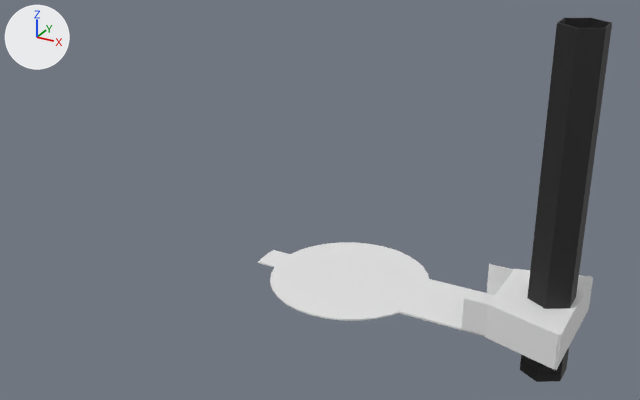
Before and after pictures for a commit that changed the Blender file Assets/BlenderModels/Chapter1-2/Chapter1-2Mesh.blend.
Rendered twice from a camera (50 mm lens) standing at (23.8, -67.0, 47.5) and looking at (-11.4, -3.0, 15.5). Every picture has the same lights, and +X, +Y and +Z are marked at upper left.

Names of what the first picture shows: 'Chapter1-2Area-Bottom.001', 'Chapter1-2Area-top.001', 'ElevatorShaft.003'.
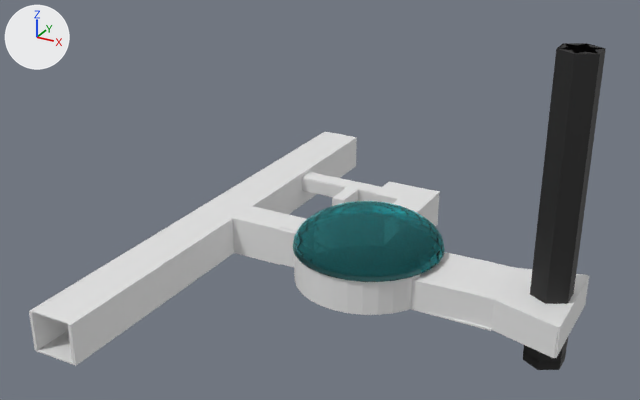
Pixel boxes (x1, y1, x2, y2) of what changed, in the pictures (640 x 400 px):
'Chapter1-2Area-Bottom.001', reshaped, moved, rescaled (67% wider, 82% taller): before (258, 242, 593, 370); after (29, 132, 589, 366)
'ElevatorShaft.003', moved, rescaled (10% narrower, 10% shorter): before (520, 18, 612, 382); after (523, 43, 606, 370)
'Sphere', added: after (293, 201, 445, 282)
'Chapter1-2Area-top.001', moved, rescaled (10% narrower, 10% shorter): before (488, 269, 592, 335); after (494, 268, 588, 327)
part 1 of me_cube_003, built on: before (258, 250, 290, 266); after (29, 132, 520, 366)

What changed in the scene script:
```text
Add mat_glass:
    mat_glass = bpy.data.materials.new('Glass')
    mat_glass.use_nodes = True; mat_glass.node_tree.nodes.clear()
    _N = mat_glass.node_tree.nodes; _L = mat_glass.node_tree.links
    n0 = _N.new('ShaderNodeOutputMaterial'); n0.name = 'Material Output'
    n1 = _N.new('ShaderNodeBsdfGlass'); n1.name = 'Glass BSDF'
    n1.distribution = 'BECKMANN'
    n1.inputs[0].default_value = (0.33, 0.871, 0.897, 1.0)  # 'Color', cyan #9bf0f3
    n1.inputs[2].default_value = 1.45  # 'IOR'
    _L.new(n1.outputs[0], n0.inputs[0])  # 'BSDF' to 'Surface'
Change me_cube_003:
    used by ob_chapter1_2area_bottom_001; location = (8.2, -0.1, 6.55); scale = (3.24, 3.45, 0.0884)
    remove me_cube_003.from_pydata(...)  # 142 vertices, 106 faces; spans x -8.5..1.0, y -2.2..2.2, z -1.0..35.7
    add me_cube_003.from_pydata(...)  # 726 vertices, 675 faces; spans x -11.8..1.0, y -7.8..8.1, z -1.0..48.2
    me_cube_003 part 1: 4 vertices removed from x -8.5..-5.6, y 0.0..2.2, z -0.5..1.0; 588 vertices added at x -11.8..-0.8, y -7.8..8.1, z -1.0..48.2
Add me_sphere:
    me_sphere.from_pydata(...)  # 257 vertices, 256 faces; spans x -1.0..1.0, y -1.0..1.0, z 0.0..1.0
    me_sphere.materials.append(mat_glass)
Change ob_elevatorshaft_003:
    ob_elevatorshaft_003.location: (9.34, -0.06, 32.98) -> (9.31, -0.08, 31.06)
    ob_elevatorshaft_003.scale: (2.06, 2.06, 0.114) -> (1.86, 1.86, 0.102)
Change ob_chapter1_2area_top_001:
    ob_chapter1_2area_top_001.location: (8.2, -0.1, 9.64) -> (8.29, -0.12, 10.02)
    ob_chapter1_2area_top_001.scale: (3.24, 3.45, 0.0884) -> (2.92, 3.11, 0.0797)
Change ob_chapter1_2area_bottom_001:
    ob_chapter1_2area_bottom_001.location: (8.2, -0.1, 6.55) -> (8.29, -0.12, 7.24)
    ob_chapter1_2area_bottom_001.scale: (3.24, 3.45, 0.0884) -> (2.92, 3.11, 0.0797)
Add ob_sphere:
    ob_sphere = bpy.data.objects.new('Sphere', me_sphere)
    ob_sphere.location = (-7.88, -0.15, 10.57)
    ob_sphere.rotation_euler = (0.0, 0.0, 0.000778)  # degrees (0, 0, 0)
    ob_sphere.scale = (7.02, 7.02, 3.27)
    _m = ob_sphere.modifiers.new('Solidify', 'SOLIDIFY')
    _m.thickness = 0.05
    _m.use_even_offset = True
```
